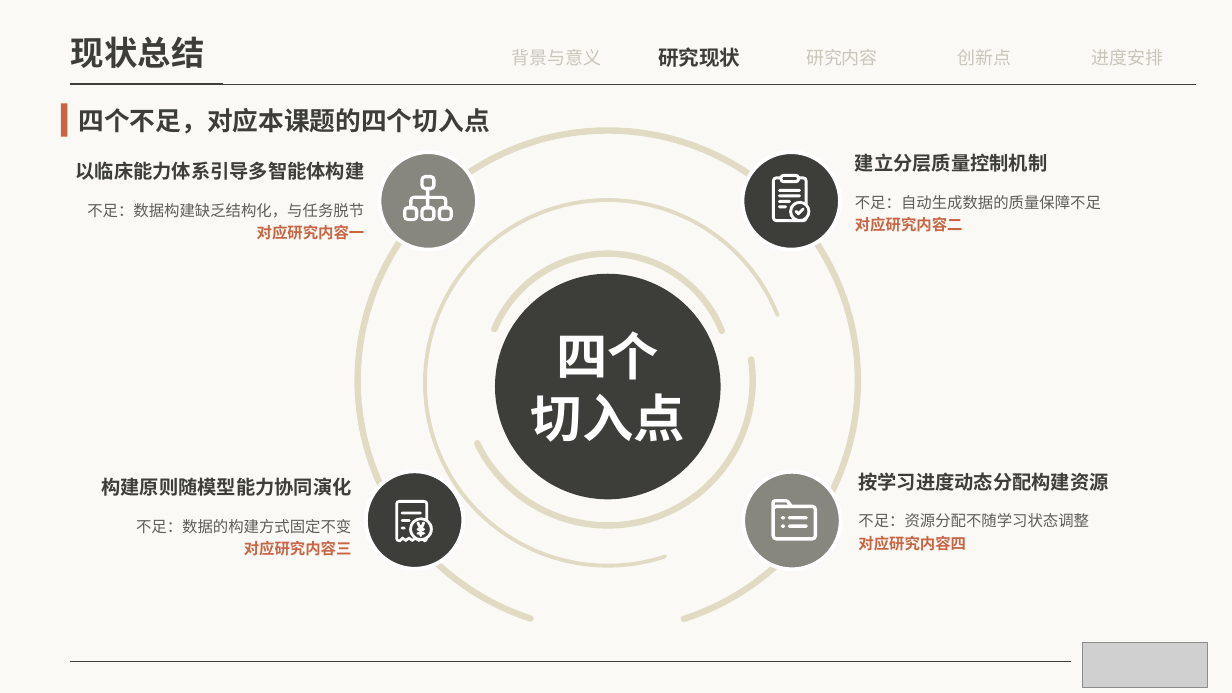
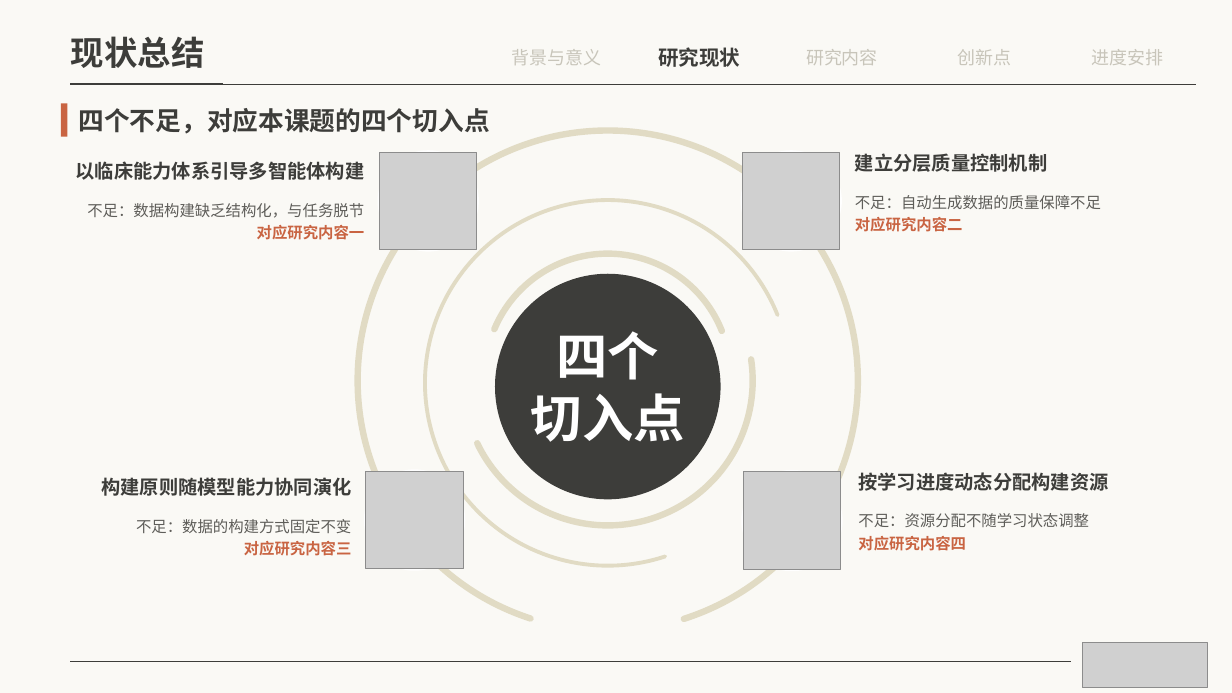
Before and after one commit to irving-2222/Graduation-Thesis, a slide deck: slide 11 of 开题答辩.pptx. Drawn at 1232x693 pixels with LibreOffice and Linux fonts; fonts in the diff are those of the drawing; grey boxes stand for pictures. Boxes give left, top, right and bottom in pixels: in the first picture for what was removed or moved away, otherwise in the second. Text is boxed around its words. In the diff, an @@ line names an element or a change of style, - is before the commit and + after.

```diff
--- a/开题答辩.pptx
+++ b/开题答辩.pptx
@@ ellipse at [380,152,478,250]: fill #87867F to #CC785C @@
@@ picture added at [380,152,478,250] @@
@@ freeform shape removed at [403,175,453,221] @@
@@ ellipse at [743,152,841,250]: fill #3D3D3A to #CC785C @@
@@ picture added at [743,152,841,250] @@
@@ freeform shape removed at [772,174,811,222] @@
@@ freeform shape removed at [778,189,801,209] @@
@@ freeform shape removed at [795,207,805,215] @@
@@ ellipse at [366,471,464,569]: fill #3D3D3A to #CC785C @@
@@ picture added at [366,471,464,569] @@
@@ ellipse at [743,472,841,570]: fill #87867F to #CC785C @@
@@ picture added at [743,472,841,570] @@
@@ freeform shape removed at [396,500,433,543] @@
@@ freeform shape removed at [772,499,817,541] @@
@@ freeform shape removed at [773,497,818,539] @@
@@ freeform shape removed at [401,512,426,537] @@
@@ freeform shape removed at [781,517,808,529] @@
@@ freeform shape removed at [782,515,809,527] @@
```
Also in this commit, not shown: 12 other slides changed, 1 other file.
